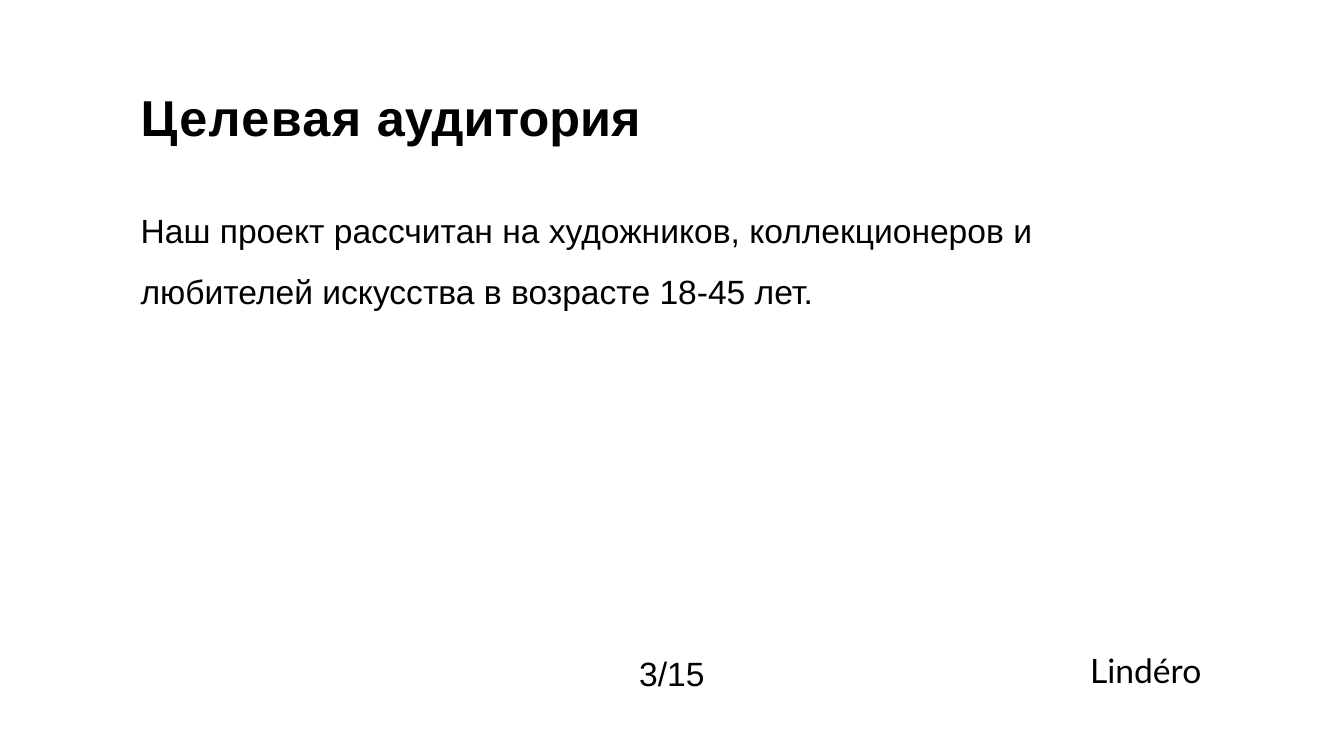
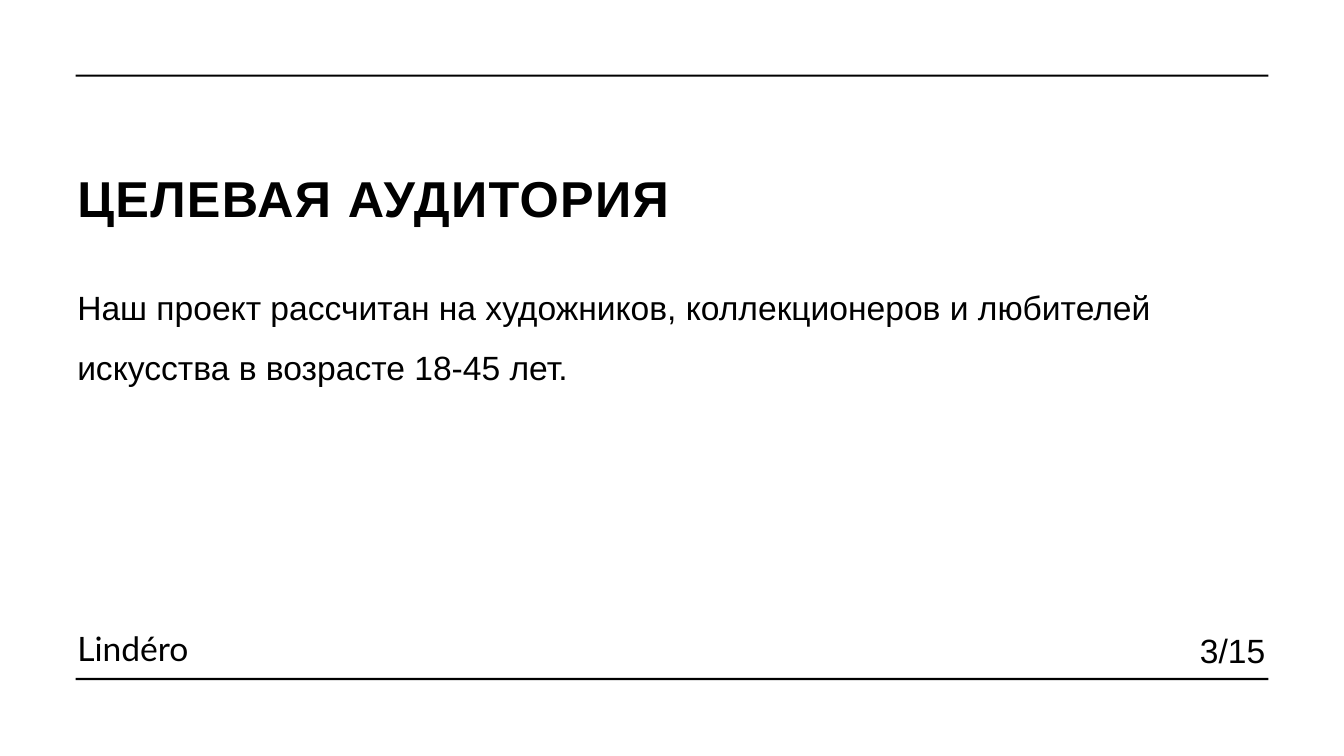
Before and after one commit to raiden-20/online_gallery, a slide deck: slide 3 of Документация/Презентация/Презентация.pptx. Drawn at 1344x756 pixels with LibreOffice and Linux fonts; fonts in the diff are those of the drawing. Boxes give left, top, right and bottom in pixels: in the first picture for what was removed or moved away, otherwise in the second. Text is boxed around its words. In the diff, an @@ line names an element or a change of style, - is before the commit and + after.

```diff
--- a/Документация/Презентация/Презентация.pptx
+++ b/Документация/Презентация/Презентация.pptx
@@ line added from (76, 76) to (1268, 76), #000000 1.5 pt @@
@@ text at [77, 181, 669, 227]: text changed @@
-Целевая аудитория
+ЦЕЛЕВАЯ АУДИТОРИЯ
@@ text "Наш проект рассчитан на художников, ..." rewrapped from [141, 220, 1032, 311] to [77, 295, 1150, 387] @@
@@ text "3/15": place and size @@
-text "3/15" at [639, 661, 704, 687]
+text "3/15" at [1200, 638, 1265, 664]
@@ text "Lindéro": place and size @@
-text "Lindéro" at [1090, 658, 1201, 684]
+text "Lindéro" at [77, 636, 188, 662]
@@ line added from (76, 680) to (1268, 680), #000000 1.5 pt @@
```
Also in this commit, not shown: 12 other slides changed, 2 slides added, 2 slides removed, 1 other file.
